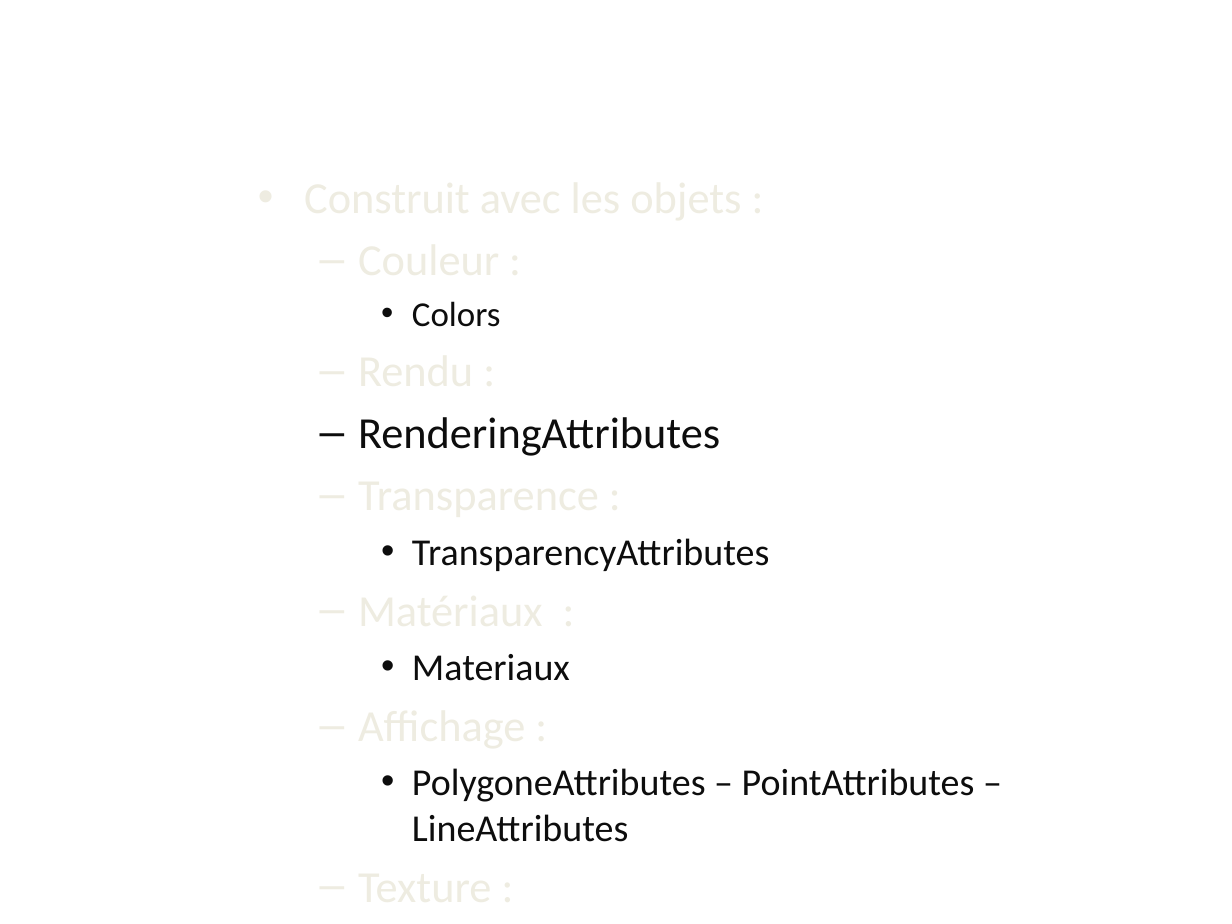
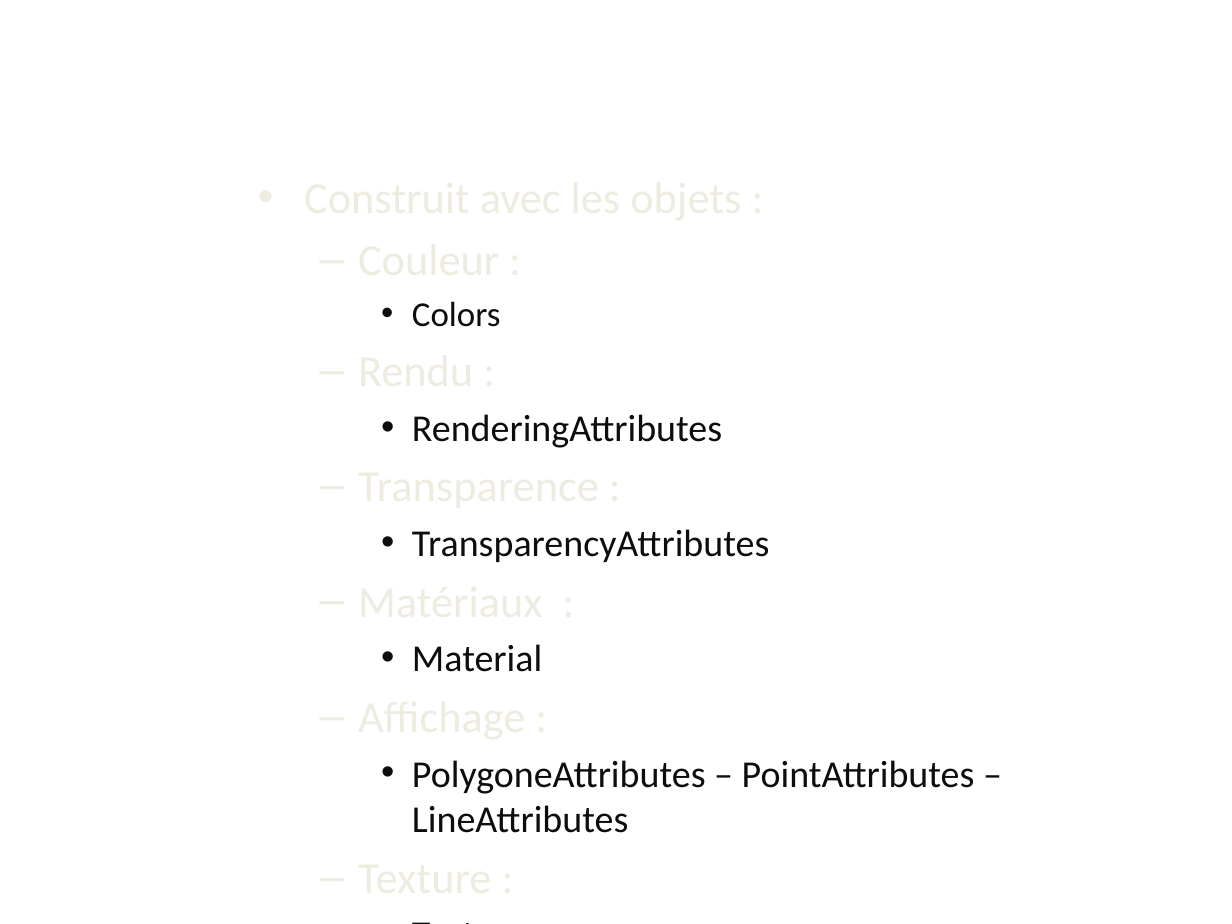
Before and after one commit to IlsanS/Math3D, a slide deck: slide 24 of powerpoint/Presentation1_ilsan.pptx. Drawn at 1232x924 pixels with LibreOffice and Linux fonts; fonts in the diff are those of the drawing; background and template pictures are left out. Boxes give left, top, right and bottom in pixels: in the first picture for what was removed or moved away, otherwise in the second. Text is boxed around its words. In the diff, an @@ line names an element or a change of style, - is before the commit and + after.

```diff
--- a/powerpoint/Presentation1_ilsan.pptx
+++ b/powerpoint/Presentation1_ilsan.pptx
@@ text at (x1=412, y1=414, x2=722, y2=448): size 25.9 to 22.2 pt in "RenderingAttributes"; bullet – to •; list level 2 to 3 in "RenderingAttributes" @@
@@ text at (x1=412, y1=644, x2=542, y2=672): text changed @@
-    • Materiaux
+    • Material
```
Also in this commit, not shown: 4 slides added, 3 other files.
